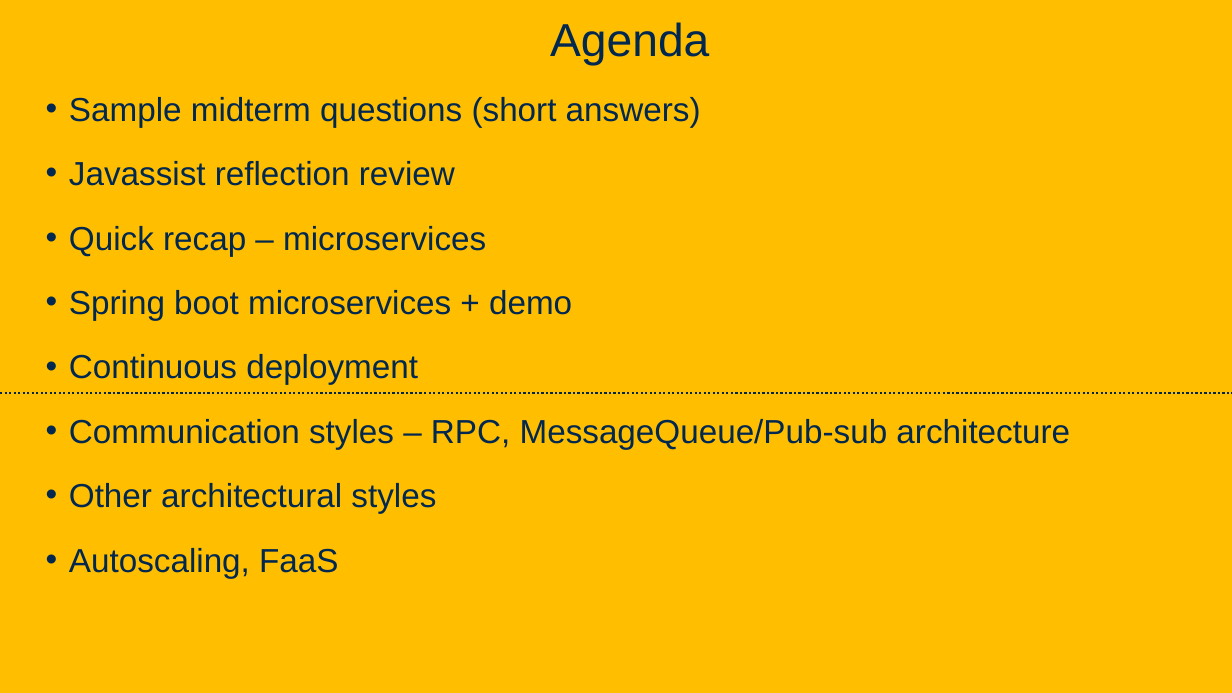
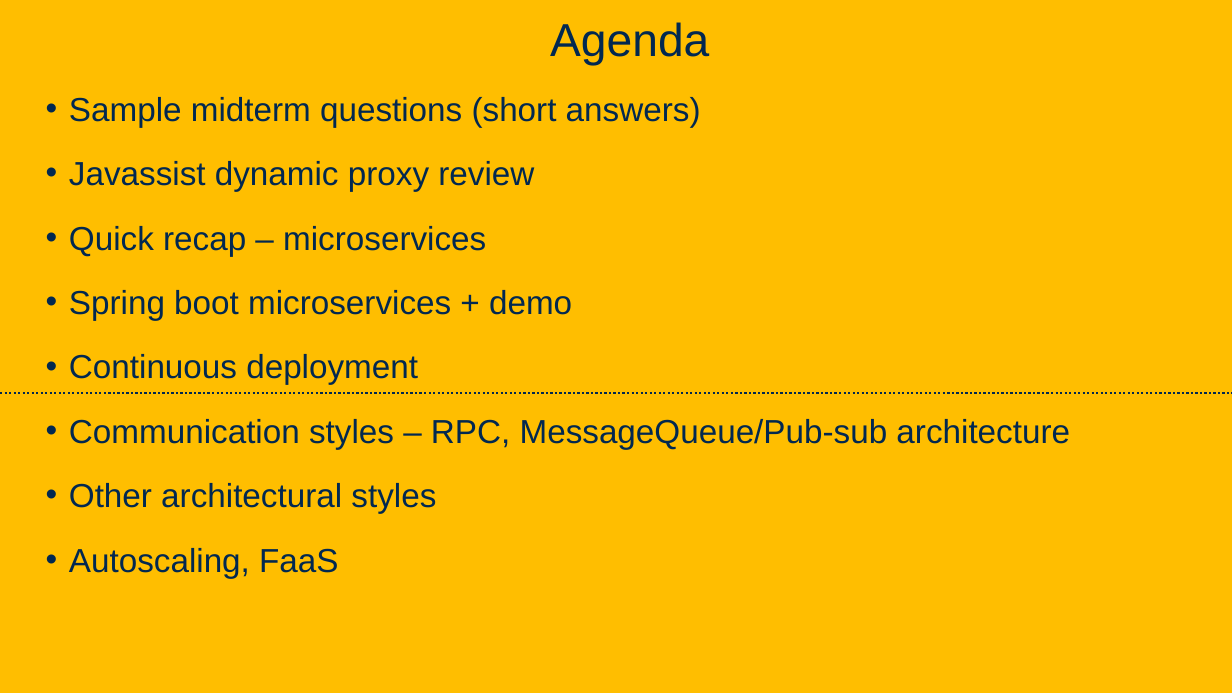
Before and after one commit to davsec-teaching/ecs160-f25, a slide deck: slide 76 of slides/6_software_architecture.pptx. Drawn at 1232x693 pixels with LibreOffice and Linux fonts; fonts in the diff are those of the drawing; background and template pictures are left out. Boxes give left, top, right and bottom in pixels: in the first picture for what was removed or moved away, otherwise in the second. Text is boxed around its words. In the diff, an @@ line names an element or a change of style, - is before the commit and + after.

```diff
--- a/slides/6_software_architecture.pptx
+++ b/slides/6_software_architecture.pptx
@@ text at (69,161,534,192): text changed @@
-• Javassist reflection review
+• Javassist dynamic proxy review
```
Also in this commit, not shown: 3 other slides changed, 1 slide added, 1 slide removed, 2 other files.
